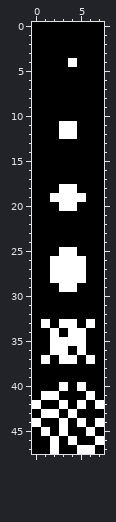
File history of a pixel-art sprite, Assets/Sprites/Explode_8x8.png. Above is the file before it was changed.
The file is 8x48 pixels.
Once edited:
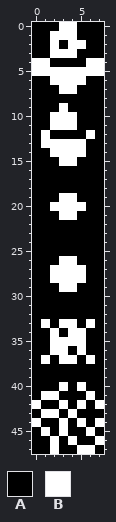
Palette (. is transparent): A #000000  B #ffffff
Changes in this commit:
@@ x 0..7 @@
- 0 AAAAAAAA
- 1 AAAAAAAA
- 2 AAAAAAAA
- 3 AAAAAAAA
- 4 AAAABAAA
- 5 AAAAAAAA
- 6 AAAAAAAA
- 7 AAAAAAAA
+ 0 AAABBAAA
+ 1 AABBBAAA
+ 2 AABABBAA
+ 3 AABBBAAA
+ 4 BBAAAABB
+ 5 BBBBBBBB
+ 6 AABBBBAA
+ 7 AAABBAAA
  8 AAAAAAAA
- 9 AAAAAAAA
-10 AAAAAAAA
-11 AAABBAAA
-12 AAABBAAA
-13 AAAAAAAA
-14 AAAAAAAA
-15 AAAAAAAA
+ 9 AAABAAAA
+10 AABBBAAA
+11 AABBBAAA
+12 ABAAAABA
+13 ABBBBBAA
+14 AABBBBAA
+15 AAABBAAA
 16 AAAAAAAA
 17 AAAAAAAA
-18 AAABBAAA
-19 AABBBBAA
-20 AAABBAAA
-21 AAAAAAAA
+18 AAAAAAAA
+19 AAABBAAA
+20 AABBBBAA
+21 AAABBAAA
 22 AAAAAAAA
@@ x 0..7 @@
 24 AAAAAAAA
-25 AAABBAAA
-26 AABBBBAA
+25 AAAAAAAA
+26 AAABBAAA
 27 AABBBBAA
Where, in picture pixels (left, top, right, bottom), the same in both pictures:
changed: (32, 22, 104, 265)
